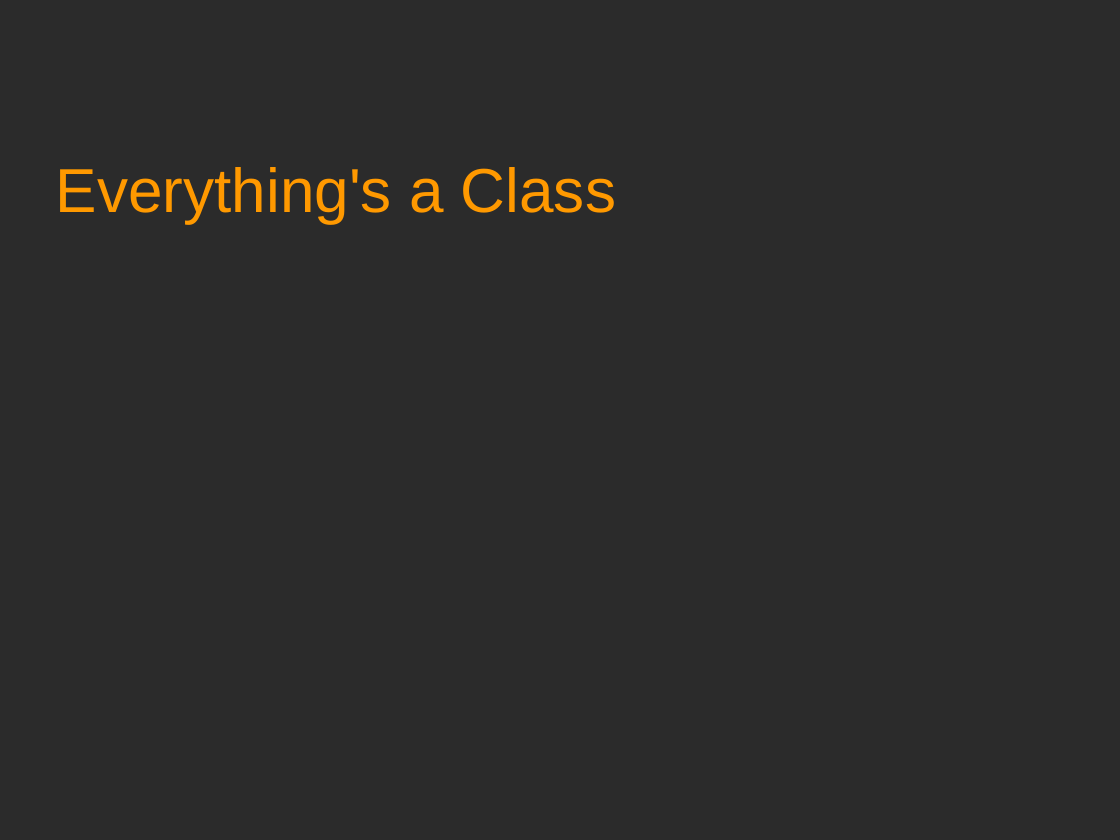
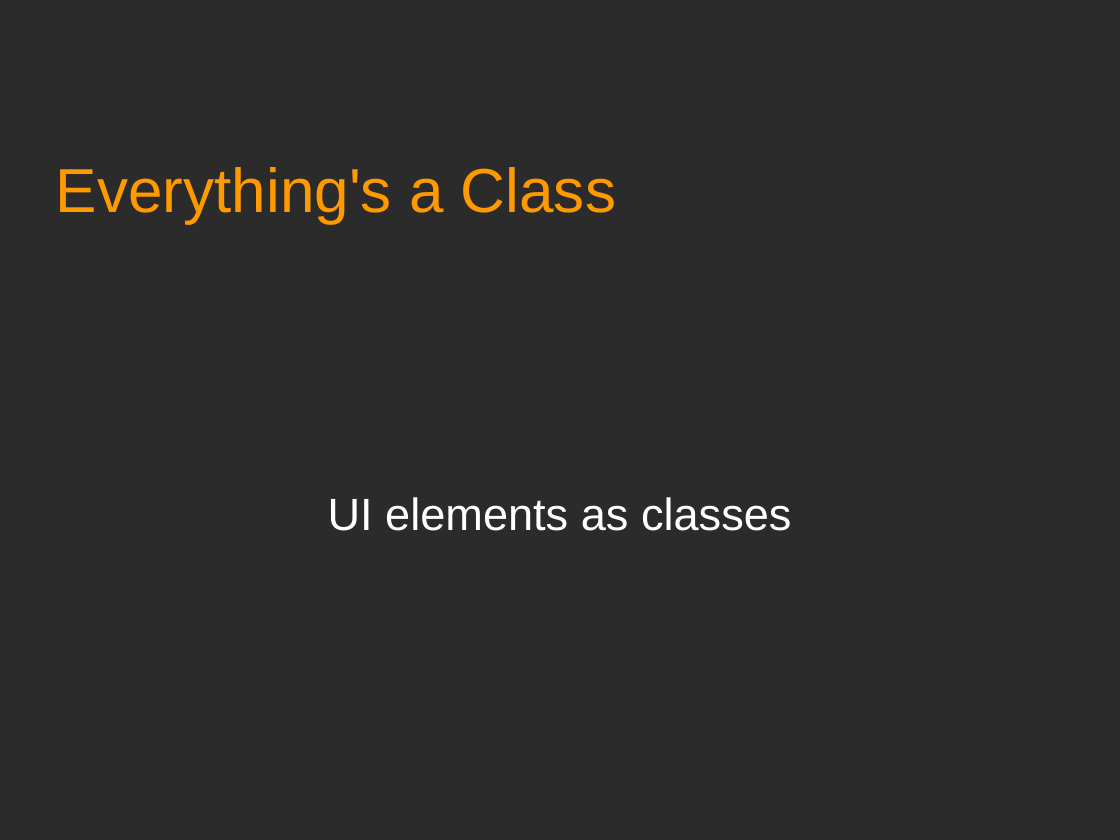
Before and after one commit to Academy-Soft-Intellect/Android-Programming-for-Beginners, a slide deck: slide 1 of 10_Everything_s_a_Class.odp. Drawn at 1120x840 pixels with LibreOffice and Linux fonts; fonts in the diff are those of the drawing; background and template pictures are left out; a plain dark background stands for a picture behind light text. Boxes give left, top, right and bottom in pixels: in the first picture for what was removed or moved away, otherwise in the second. Text is boxed around its words. In the diff, an @@ line names an element or a change of style, - is before the commit and + after.

```diff
--- a/10_Everything_s_a_Class.odp
+++ b/10_Everything_s_a_Class.odp
@@ subtitle added at (328, 497, 792, 531), 32 pt, text #FFFFFF @@
+UI elements as classes
```
Also in this commit, not shown: 1 other slide changed, 4 slides added.
